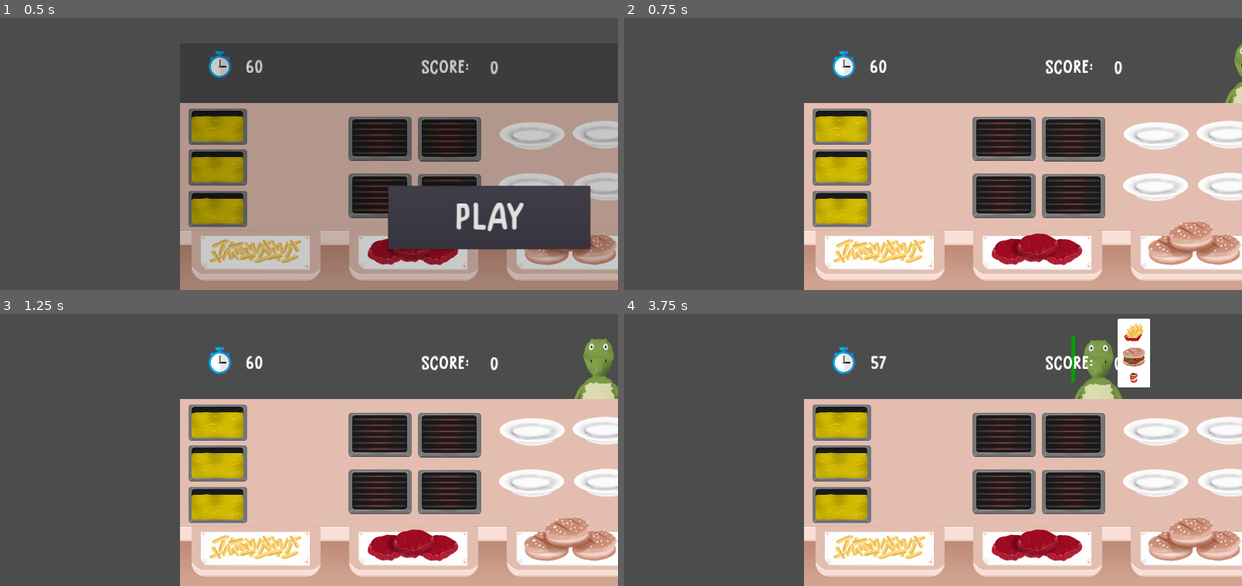
Above: before the commit, frames 1-4 (two rows, left to right).
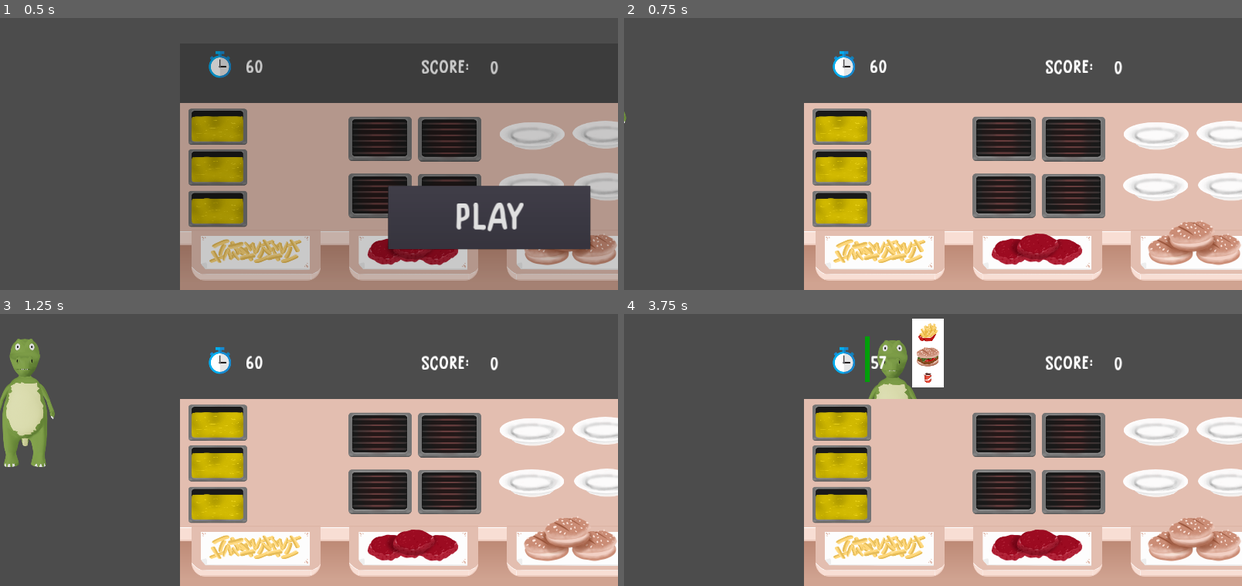
Above: after the commit, the same moments.

Repository: samuelpedrajas/MyVeganRestaurant
Game: Godot game, scene res://Scenes/Kitchen.tscn
Two runs of this game, one before a commit and one after it. Both use one fixed random seed, a clock stepped at 60 frames per second and the inputs below.
Inputs (mouse positions are in pixels of both pictures, inside the frame that each line leads up to):
- Up to frame 1 (0.5 s): no input
- Up to frame 2 (0.75 s): click "PLAY" at 0.5 s
- Up to frame 3 (1.25 s): no input
- Up to frame 4 (3.75 s): move the mouse to (1000, 433) at 1.27 s; click (1000, 433) at 1.42 s; move the mouse to (1075, 433) at 2.02 s; click (1075, 433) at 2.17 s; move the mouse to (1000, 490) at 2.77 s; click (1000, 490) at 2.92 s; move the mouse to (1075, 490) at 3.52 s; click (1075, 490) at 3.67 s

Frame 1 is identical in both runs. In frame 2, 0.3% of the frame differs, in the area x 0-100%, y 9-39%; in frame 3, 3.6%; in frame 4, 4.8%, in the area x 39-86%, y 1-32%.

Commit message:
prototype without combos

Diff:
--- a/Scripts/ClientArea.gd
+++ b/Scripts/ClientArea.gd
@@ -16,24 +16,24 @@
 
 export(float) var max_time = 60
 export(float) var max_arrival_time = 3.0
-export(float) var average_time_for_client = 6.0
-export(float) var average_reward_for_client = 150.0
-export(Array) var category_probabilities = [0.4, 0.8, 0.5]
+export(float) var average_time_for_client = 3.0
+export(float) var average_reward_for_client = 120.0
+export(Array) var category_probabilities = [0.6, 0.8, 0.6]
 export(int) var max_orders = 4
 
 export(float) var patience = 3.0 * average_time_for_client
 export(float) var base_variability = 0.5
-export(float) var added_variability = 3.0
+export(float) var added_variability = 2.0
 export(float) var added_variability_percentage = 0.4
 export(Array) var maximums = [0.8]
 export(Array) var minimums = [0.2]
 
 export(Dictionary) var price_override = {
 	"Fries": 50,
-	"SimpleBurger": 100,
-	"TomatoBurger": 150,
-	"LettuceBurger": 150,
-	"CompleteBurger": 200,
+	"SimpleBurger": 75,
+	"TomatoBurger": 100,
+	"LettuceBurger": 100,
+	"CompleteBurger": 125,
 	"Cola": 25
 }
 export(Dictionary) var discard_price_override = {
--- a/Scripts/PatienceTimer.gd
+++ b/Scripts/PatienceTimer.gd
@@ -47,19 +47,24 @@
 # TESTING
 
 
+var average_time_for_client = null
 func _testing_ai():
-	var enabled = true
+	var enabled = false
 	var threshold = 0.5
 	if not enabled:
 		return false
 	var client = get_parent()
-	var average_time_for_client = client.get_parent().average_time_for_client
+	var client_area = client.get_parent()
+	if average_time_for_client == null:
+		average_time_for_client = client_area.average_time_for_client
+		if client_area.current_n_clients > 1:
+			average_time_for_client *= 2
 	var current_time = patience_time - _count
 	if current_time - threshold > average_time_for_client:
 		return false
 	if current_time + threshold > average_time_for_client:
 		for dish in client.dishes:
-			client.get_parent().get_parent().get_parent().add_score(dish.profit)
+			client_area.get_parent().get_parent().add_score(dish.profit)
 			client.remove_dish(dish)
 		return true
 	return false
